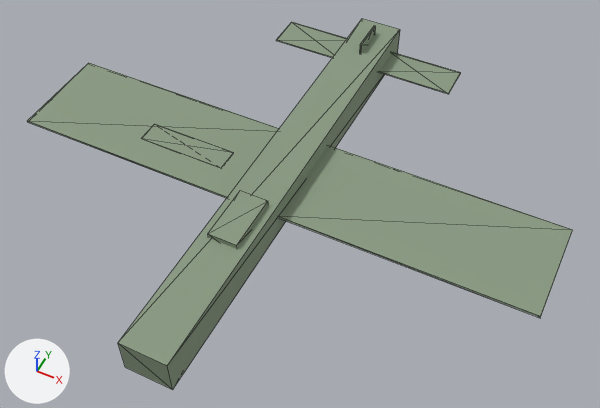
Renders of the glTF model game/assets/units/a10.glb from each side of a commit.
Before and after are seen from a 50 mm lens placed at (8.99, -16.77, 21.96), pointed at (0.66, -0.11, 1.14). Lighting does not change. The marker at lower left points along +X, +Y and +Z. The older version comes first. Mesh edges are drawn as thin lines. Where no turn or scale is listed for an object, it has been applied to the vertices. Vertices at exactly the same position are counted once.

In view in the first picture: 'Cockpit', 'Elevator_L', 'Elevator_R', 'Fuselage', 'Rudder', 'Wing_L', 'Wing_R'.
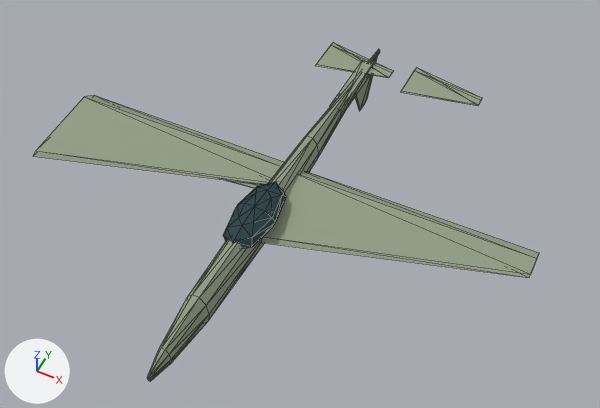
ob_root is not drawn itself; it is the parent of ob_fuselage.

Diff of the bpy script that builds the scene:
```diff
--- a/game/assets/units/a10.glb.py
+++ b/game/assets/units/a10.glb.py
@@ mat_camo @@
 mat_camo = principled_material('camo')
-mat_camo.base_color = (0.25, 0.32, 0.22)  # grey #899981
-mat_camo.roughness = 0.8
+mat_camo.base_color = (0.29, 0.34, 0.24)  # grey #939e86
+mat_camo.roughness = 0.86
@@ me_fuselage @@
 # used by ob_fuselage; parent = ob_root; location = (0.0, 0.0, 0.0)
-me_fuselage.from_pydata(...)  # 8 vertices, 12 faces; spans x -0.8..0.8, y -8.1..8.1, z -0.6..0.6
+me_fuselage.from_pydata(...)  # 70 vertices, 136 faces; spans x -0.5..0.5, y -8.1..8.1, z -0.8..0.8
+# me_fuselage part 1: 8 vertices removed from x -0.8..0.8, y -8.1..8.1, z -0.6..0.6; 70 vertices added at x -0.5..0.5, y -8.1..8.1, z -0.8..0.8
 me_fuselage.materials.append(mat_camo)
@@ me_cockpit @@
-me_cockpit.from_pydata(...)  # 8 vertices, 12 faces; spans x -0.49..0.49, y -0.98..0.98, z -0.27..0.27
-me_cockpit.materials.append(mat_camo)  # grey #899981
+me_cockpit.from_pydata(...)  # 42 vertices, 80 faces; spans x -0.72..0.72, y -1.63..1.63, z -0.45..0.45
+# me_cockpit part 2: 8 vertices removed from x -0.49..0.49, y -0.98..0.98, z -0.27..0.27; 42 vertices added at x -0.72..0.72, y -1.63..1.63, z -0.45..0.45, forming an icosphere of 80 faces
+me_cockpit.materials.append(mat_track)  # dark cyan #273f45
@@ me_elevator_l @@
-me_elevator_l.from_pydata(...)  # 8 vertices, 12 faces; spans x -1.4..1.4, y -0.65..0.65, z -0.02..0.02
+me_elevator_l.from_pydata(...)  # 8 vertices, 12 faces; spans x 0.0..2.8, y -0.81..0.81, z 0.0..0.05
+# me_elevator_l part 3: the whole mesh is rebuilt
 me_elevator_l.materials.append(mat_camo)
@@ me_elevator_r @@
-me_elevator_r.from_pydata(...)  # 8 vertices, 12 faces; spans x -1.4..1.4, y -0.65..0.65, z -0.02..0.02
+me_elevator_r.from_pydata(...)  # 8 vertices, 12 faces; spans x 0.0..2.8, y -0.81..0.81, z 0.0..0.05
+# me_elevator_r part 4: the whole mesh is rebuilt
 me_elevator_r.materials.append(mat_camo)
@@ me_rudder @@
 # used by ob_rudder; parent = ob_fuselage; location = (0.0, 6.829, 0.536)
-me_rudder.from_pydata(...)  # 8 vertices, 12 faces; spans x -0.03..0.03, y -0.65..0.65, z -0.447..0.447
+me_rudder.from_pydata(...)  # 8 vertices, 12 faces; spans x 0.0..1.877, y -1.301..1.301, z 0.0..0.05
+# me_rudder part 5: the whole mesh is rebuilt
 me_rudder.materials.append(mat_camo)
@@ me_wing_l @@
-me_wing_l.from_pydata(...)  # 8 vertices, 12 faces; spans x -4.21..4.21, y -1.79..1.79, z -0.04..0.04
+me_wing_l.from_pydata(...)  # 8 vertices, 12 faces; spans x 0.0..8.41, y -1.79..1.84, z 0.0..0.36
+# me_wing_l part 6: the whole mesh is rebuilt
 me_wing_l.materials.append(mat_camo)
@@ me_wing_r @@
-me_wing_r.from_pydata(...)  # 8 vertices, 12 faces; spans x -4.21..4.21, y -1.79..1.79, z -0.04..0.04
+me_wing_r.from_pydata(...)  # 8 vertices, 12 faces; spans x 0.0..8.41, y -1.79..1.84, z 0.0..0.36
+# me_wing_r part 7: the whole mesh is rebuilt
 me_wing_r.materials.append(mat_camo)
@@ ob_root @@
 ob_root = bpy.data.objects.new('Root', None)
-ob_root.location = (0.0, 0.0, 2.235)
+ob_root.location = (0.0, 0.0, 1.565)
@@ ob_cockpit @@
 ob_cockpit = bpy.data.objects.new('Cockpit', me_cockpit)
-ob_cockpit.location = (0.0, -2.93, 2.77)
+ob_cockpit.location = (0.0, -1.95, 2.1)
@@ ob_elevator_l @@
 ob_elevator_l = bpy.data.objects.new('Elevator_L', me_elevator_l)
-ob_elevator_l.location = (-2.1, 6.83, 2.23)
+ob_elevator_l.location = (-1.75, 6.83, 1.74)
@@ ob_elevator_r @@
 ob_elevator_r = bpy.data.objects.new('Elevator_R', me_elevator_r)
-ob_elevator_r.location = (2.1, 6.83, 2.23)
+ob_elevator_r.location = (1.75, 6.83, 1.74)
@@ ob_rudder @@
 ob_rudder.parent = ob_fuselage
-ob_rudder.location = (0.0, 6.829, 0.536)
+ob_rudder.location = (0.0, 6.829, 0.0894)
+ob_rudder.rotation_euler = (0.0, 1.571, 0.0)  # degrees (0, 90, 0)
@@ ob_wing_l @@
 ob_wing_l = bpy.data.objects.new('Wing_L', me_wing_l)
-ob_wing_l.location = (-4.91, 0.0, 2.23)
+ob_wing_l.location = (-8.41, -0.81, 1.56)
@@ ob_wing_r @@
 ob_wing_r = bpy.data.objects.new('Wing_R', me_wing_r)
-ob_wing_r.location = (4.91, 0.0, 2.23)
+ob_wing_r.location = (0.0, -0.81, 1.56)
```

Boxes (x1, y1, x2, y2) around the edits, measured in the pictures (600 x 408 px):
'Wing_R', recoloured, surface changed, reshaped, moved (39% shorter)
    before: (280, 145, 573, 318)
    after: (261, 172, 539, 277)
'Fuselage', recoloured, surface changed, reshaped, moved (17% narrower, 11% shorter)
    before: (118, 18, 400, 390)
    after: (147, 49, 380, 381)
'Wing_L', recoloured, surface changed, reshaped, moved (34% shorter)
    before: (27, 63, 279, 198)
    after: (34, 95, 284, 184)
'Cockpit', recoloured, surface changed, reshaped, moved (13% taller)
    before: (208, 190, 268, 249)
    after: (223, 182, 286, 249)
'Elevator_R', recoloured, surface changed, reshaped, moved (9% shorter)
    before: (379, 52, 461, 94)
    after: (401, 68, 482, 106)
'Elevator_L', recoloured, surface changed, reshaped, moved
    before: (276, 22, 347, 58)
    after: (315, 42, 394, 78)
'TailBoom', now drawn
    after: (330, 60, 373, 114)
'Rudder', recoloured, surface changed, reshaped, moved, turned
    before: (360, 25, 376, 52)
    after: (355, 58, 377, 111)
'Flap_L', recoloured, surface changed
    both: (227, 180, 263, 188)
